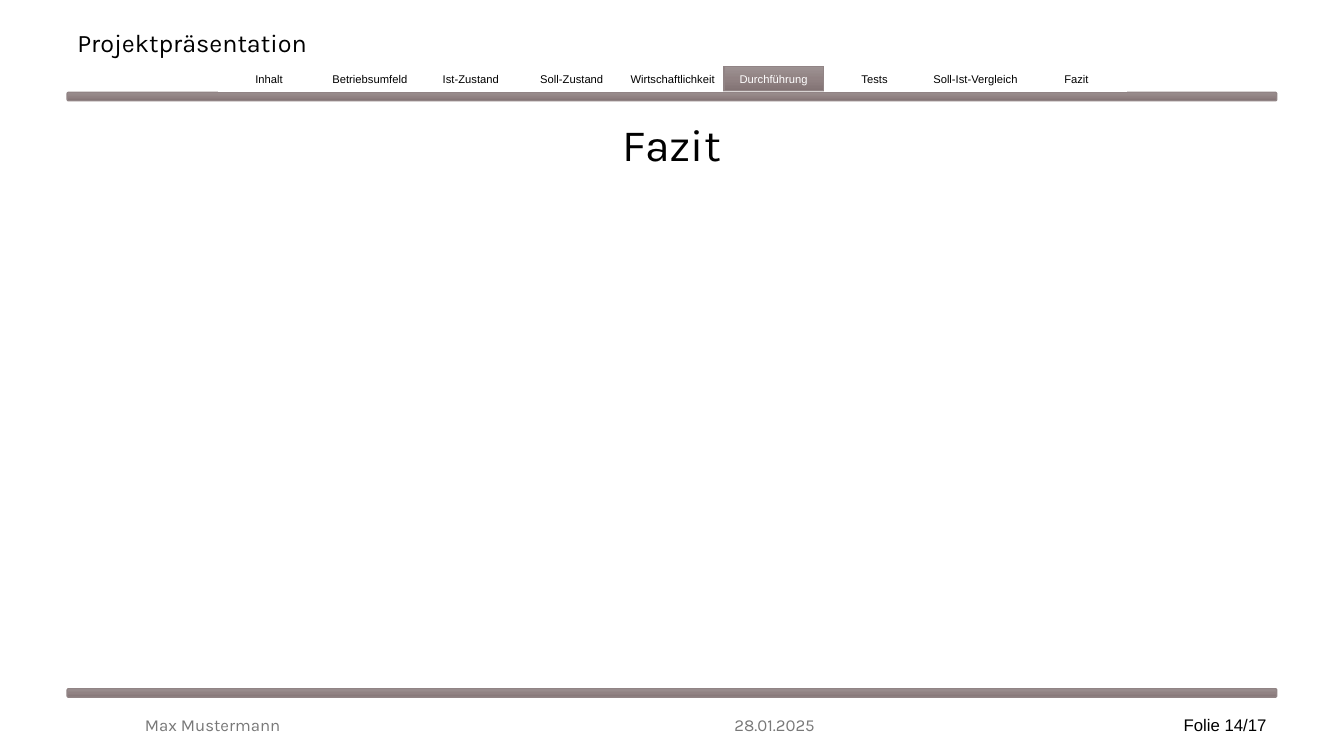
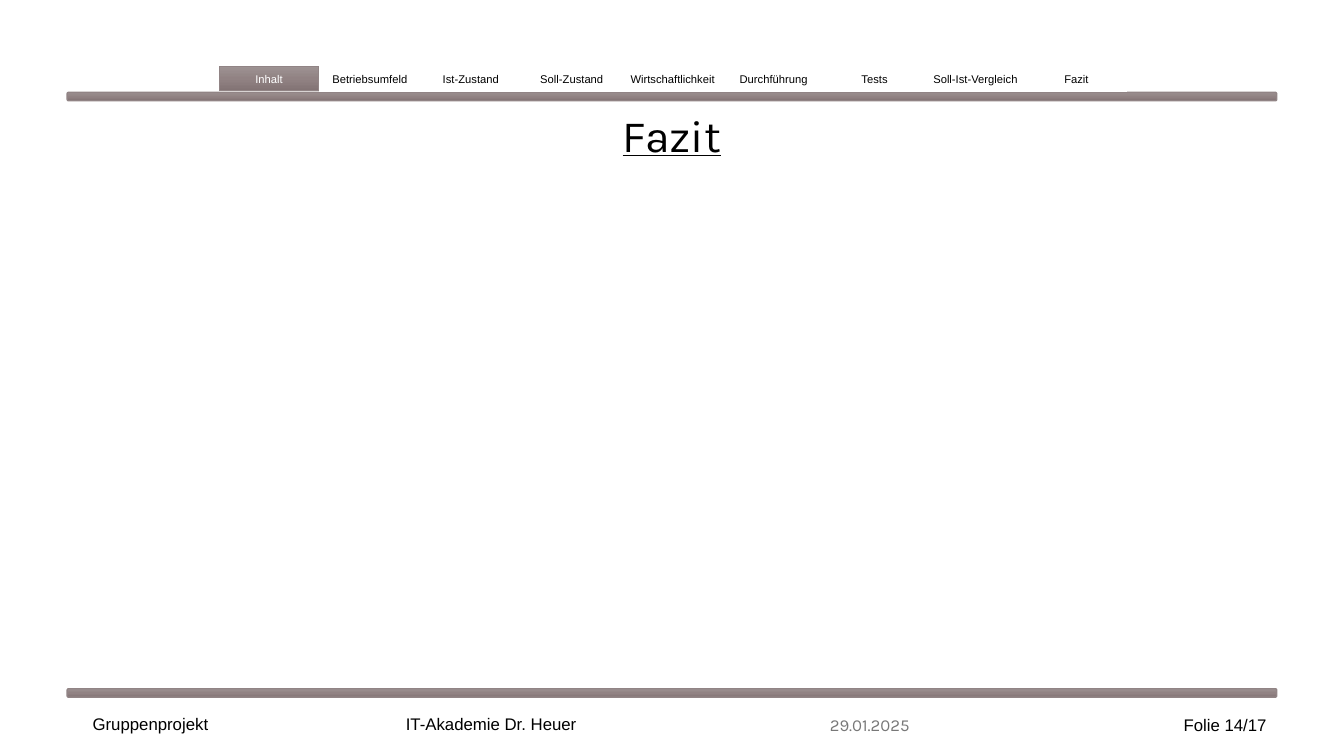
Before and after one commit to EkaterinaShmeleva/MediaManagementSystem, a slide deck: slide 14 of Medienverwaltungsdatenbank Gruppe1.pptx. Drawn at 1344x756 pixels with LibreOffice and Linux fonts; fonts in the diff are those of the drawing. Boxes give left, top, right and bottom in pixels: in the first picture for what was removed or moved away, otherwise in the second. Text is boxed around its words. In the diff, an @@ line names an element or a change of style, - is before the commit and + after.

Commit message:
Präsentation Inhalt aufgebaut

```diff
--- a/Medienverwaltungsdatenbank Gruppe1.pptx
+++ b/Medienverwaltungsdatenbank Gruppe1.pptx
@@ title removed at (77,34,307,58) @@
-Projektpräsentation
@@ rectangle "Inhalt" at (220,67,319,91): text colour #000000 to #FFFFFF; fill #FFFFFF to gradient #9D9293 to #928384 to #827475; outline #FFFFFF 1.5 pt to #918485 1 pt @@
@@ rectangle "Durchführung" at (724,67,823,91): text colour #FFFFFF to #000000; fill gradient #9D9293 to #928384 to #827475 to #FFFFFF; outline #918485 1 pt to #FFFFFF 1.5 pt @@
@@ text "Fazit": place and size @@
-text "Fazit" at (623,130,721,162)
+text "Fazit" at (623,121,721,156)
@@ text "Fazit" at (623,121,721,156): underline on @@
@@ text at (93,718,209,734): text changed; font Karla to Arial; text colour #797979 to #000000 @@
-Max Mustermann
+Gruppenprojekt
@@ text added at (406,718,577,730), 12 pt, text #000000 @@
+IT-Akademie Dr. Heuer
@@ text at (830,720,910,731): text changed @@
-28.01.2025
+29.01.2025
```
Also in this commit, not shown: 12 other slides changed, 1 slide added, 1 slide removed, 1 other file.
